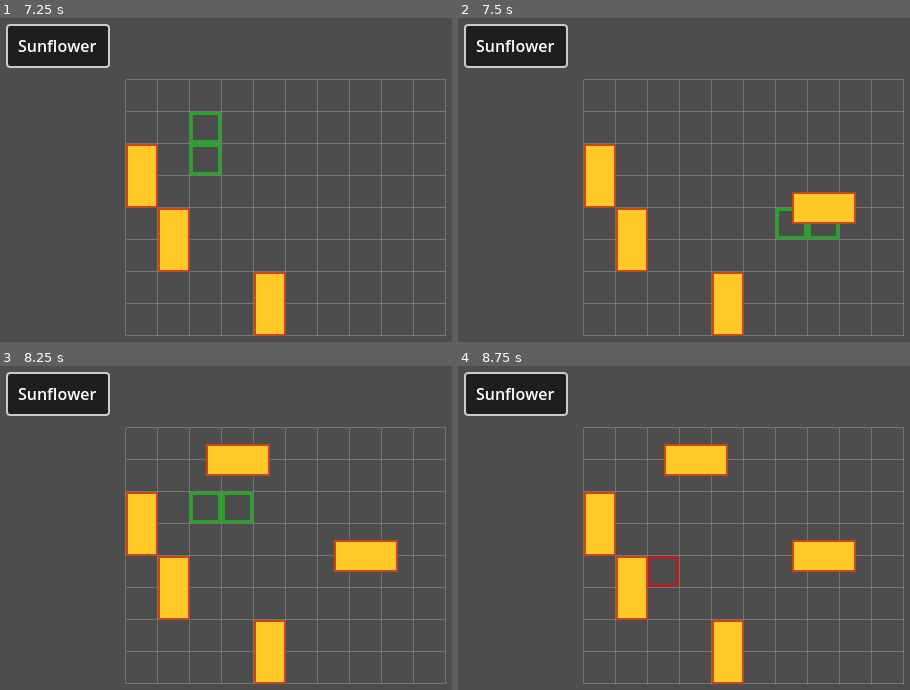
Above: before the commit, frames 1-4 (two rows, left to right).
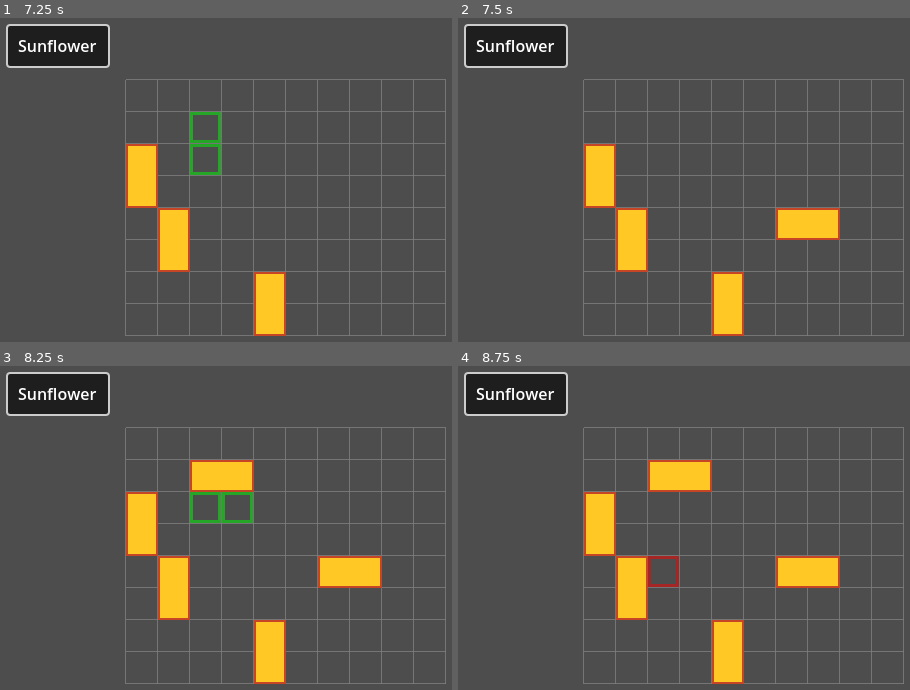
Above: after the commit, the same moments.

Repository: gkmelo-dev/Grid-Roguelike
Game: Godot game, scene res://src/scenes/Game.tscn
The game is run twice, just before and just after one commit, with the same random seed, the same clock (stepped at 60 frames per second) and the same inputs.
Inputs (mouse positions are in pixels of both pictures, inside the frame that each line leads up to):
- Up to frame 1 (7.25 s): click "Sunflower" at 0.5 s; click "Sunflower" at 1.25 s; click "Sunflower" at 2 s; tap Enter at 2.75, 4.25, 5.75 s; move the mouse to (442, 189) at 2.77 s; tap R at 2.85, 4.35, 5.85 s; click (442, 189) at 2.92 s; tap Space at 3.5, 5, 6.5 s; drag from (185, 228) to (275, 283) at 3.52 s; move the mouse to (370, 124) at 4.27 s; click (370, 124) at 4.42 s; drag from (275, 283) to (122, 150) at 5.02 s; move the mouse to (outside the picture) at 5.77 s; click (outside the picture) at 5.92 s; drag from (122, 150) to (212, 111) at 6.52 s
- Up to frame 2 (7.5 s): move the mouse to (797, 209) at 7.27 s; tap R at 7.35 s; click (797, 209) at 7.42 s
- Up to frame 3 (8.25 s): drag from (212, 459) to (185, 576) at 8.02 s
- Up to frame 4 (8.75 s): no input

Frame 1 is identical in both runs. In frame 2, 1.9% of the frame differs, in the area x 70-89%, y 53-69%; in frame 3, 3.8%, in the area x 42-89%, y 24-69%; in frame 4, 3.8%.

Commit message:
placement working

Diff:
--- a/src/scenes/entities/components/GridComponent.gd
+++ b/src/scenes/entities/components/GridComponent.gd
@@ -71,18 +71,35 @@
 		sprite = parent_entity.get_node("Sprite2D") if parent_entity.has_node("Sprite2D") else null
 
 	if sprite:
-		# Calculate pattern center offset
-		var pattern_center = pattern.get_pattern_center()
-		var center_offset = Vector2(
-			pattern_center.x * cell_size.x + cell_size.x * 0.5,
-			pattern_center.y * cell_size.y  # Sprite at top of center cell (half tile up from center)
-		)
-
-		# Position sprite at pattern center (moved up by half tile)
-		sprite.position = center_offset
-
-		# Apply rotation based on pattern rotation
+		# Calculate the actual center of the current pattern
+		var pattern_center = _calculate_pattern_visual_center()
+
+		# Position sprite at the calculated center
+		sprite.position = pattern_center
+
+		# Apply sprite rotation to match pattern rotation
 		sprite.rotation_degrees = pattern_rotation * 90.0
+
+func _calculate_pattern_visual_center() -> Vector2:
+	if not pattern or pattern.pattern_cells.is_empty():
+		return cell_size * 0.5  # Default to center of one cell
+
+	# Calculate the actual bounding box center of the pattern
+	var bounds = pattern.get_bounding_box()
+
+	# Calculate the center of the bounding box in grid coordinates
+	var center_grid = Vector2(
+		bounds.position.x + bounds.size.x * 0.5,
+		bounds.position.y + bounds.size.y * 0.5
+	)
+
+	# Convert to pixel coordinates
+	var center_pixel = Vector2(
+		center_grid.x * cell_size.x,
+		center_grid.y * cell_size.y  # No more "half tile up" adjustment - use true center
+	)
+
+	return center_pixel
 
 # Size management - derived from pattern
 func get_entity_size() -> Vector2i:
--- a/src/scenes/ui/GameHud.gd
+++ b/src/scenes/ui/GameHud.gd
@@ -115,11 +115,10 @@
 	var entity = grid.add_entity_to_grid(selected_entity_scene, _get_rotated_pattern())
 
 	if entity:
-		# Apply rotation to the entity if it was rotated
-		if entity.grid_component and selected_pattern_rotation > 0:
-			# Set the pattern rotation for proper sprite positioning
+		# The entity already has the rotated pattern from _get_rotated_pattern()
+		# Transfer the rotation state for proper sprite positioning
+		if entity.grid_component:
 			entity.grid_component.pattern_rotation = selected_pattern_rotation
-			# Update sprite position and rotation
 			entity.grid_component._update_sprite_position()
 
 		# Debug: Check entity setup
